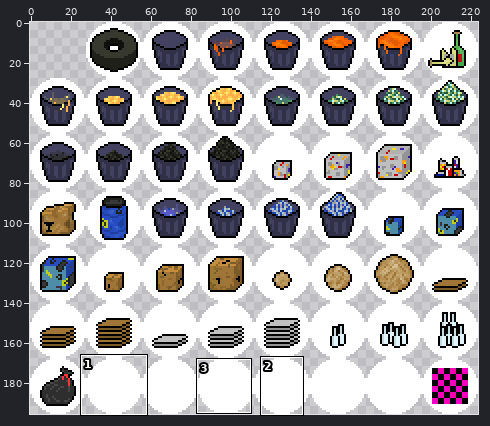
Sprite sheet, stored at assets/itemsbubbles.png. The picture above shows the old version from afar; the outline marks the close-up.
Close-up. Before the edit:
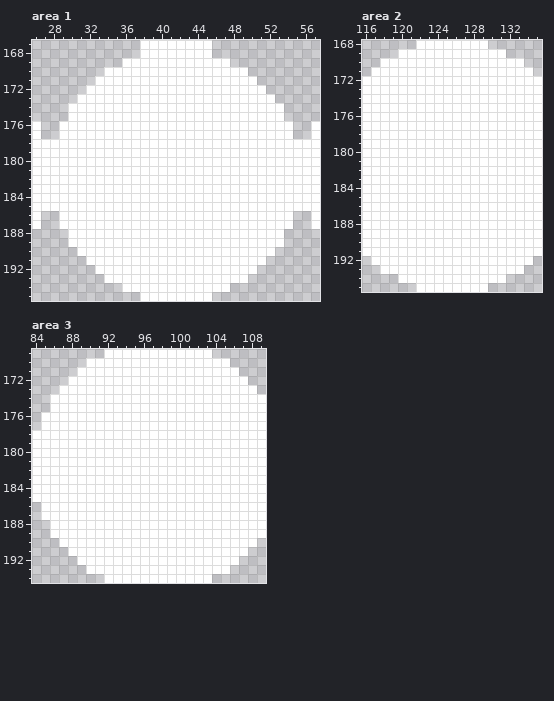
The file is 224x196 pixels. Colours within 5 levels of each other are drawn and written as one. Shown: area 1: x 26..57, y 167..195; area 2: x 116..135, y 168..195; area 3: x 84..109, y 169..194. The commit also changed other parts of the picture, which this record leaves out.
The result:
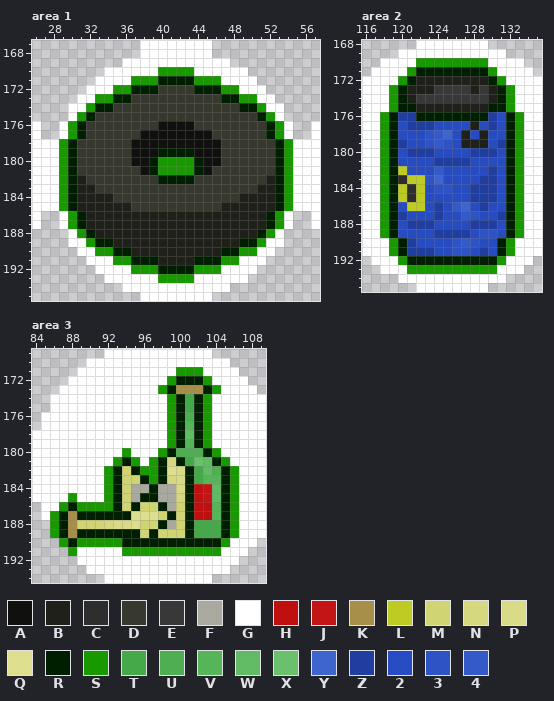
Palette (. is transparent): A #10110e  B #1f201a  C #2e2e2e  D #37392e  E #383838  F #a9a9a0  G #ffffff  H #bf0f0f  J #c31515  K #a78e49  L #bdcb22  M #d1d473  N #d6d87f  P #d9db87  Q #dddf8f  R #001f00  S #199900  T #46a949  U #4eae51  V #56b459  W #61bb64  X #6ac06d  Y #3e65ce  Z #203e9f  2 #274bc1  3 #2e53c5  4 #3459c8
Changes in this commit:
Changed rows in their new state; - is an unchanged pixel.
Area 1:
first column x 29:
170 -----------SSSS-----------
171 --------SSSRRRRSSS--------
172 ------SSRRRDDDDRRRSS------
173 ----SSRRDDDDDDDDDDRRSS----
174 ---SRRDDDDDDDDDDDDDDRRS---
175 --SRDDDDDDDDDDDDDDDDDDRS--
176 -SRDDDDDDDDAAAADDDDDDDDRS-
177 -SRDDDDDDAAAAAAAADDDDDDRS-
178 SRDDDDDDAAAAAAAAAADDDDDDRS
179 SRDDDDDDAAARRRRAAADDDDDDRS
180 SRDDDDDDAARSSSSRAADDDDDDRS
181 SRDDDDDDDARSSSSRADDDDDDDRS
182 SRBDDDDDDDDRRRRDDDDDDDDBRS
183 SRBBDDDDDDDDDDDDDDDDDDBBRS
184 SRBBBBDDDDDDDDDDDDDDBBBBRS
185 SRBBBBBBDDDDDDDDDDBBBBBBRS
186 -SRBBBBBBBBBBBBBBBBBBBBRS-
187 -SRBBBBBBBBBBBBBBBBBBBBRS-
188 --SRBBBBBBBBBBBBBBBBBBRS--
189 ---SRRBBBBBBBBBBBBBBRRS---
190 ----SSRRBBBBBBBBBBRRSS----
191 ------SSRRRBBBBRRRSS------
192 --------SSSRRRRSSS--------
193 -----------SSSS-----------
Area 2:
first column x 118:
170 ----SSSSSSSS----
171 ---SRRRRRRRRS---
172 --SRBBBBBBBBRS--
173 -SRBBBEEEEBEBRS-
174 -SRBEEEEEEEEBRS-
175 -SRRBBBBBBBBRRS-
176 SRZZRRRRRRRRZ2RS
177 SR2ZZZ2222B2Z2RS
178 SR22234Y2B2B22RS
179 SRZ223432BBB2ZRS
180 SR2ZZZ2222ZZZ2RS
181 SR2222ZZZZ2222RS
182 SRL222422222Z2RS
183 SRCLL3Y2222ZZ2RS
184 SRLCL23322ZZZ2RS
185 SRLCL22222ZZZ2RS
186 SR2LL2Z24Y2Z22RS
187 SRZ222Z224322ZRS
188 SR2ZZZ2222ZZZ2RS
189 SR2222ZZZZ2332RS
190 -SRZ222234322RS-
191 -SRZZZ22332Z2RS-
192 --SRRRRRRRRRRS--
193 ---SSSSSSSSSS---
Area 3:
first column x 86:
171 --------------SSS----
172 -------------SRRRS---
173 ------------SRKKKRS--
174 -------------SRTRS---
175 -------------SRTRS---
176 -------------SRURS---
177 -------------SRVRS---
178 -------------SRWRS---
179 -------------SRVRS---
180 --------S---SRUUURS--
181 -------SRS-SRNRTXWRS-
182 ------SRMRSSRQPRTWURS
183 ------SRMMRSRNPRTVVRS
184 ------SRMFFRFFPRHJWRS
185 --S---SRMFRRFFNRHJWRS
186 -SRSSSSRMRMMRFMRHHVRS
187 SRKRRRRRRQQQMRMRHHVRS
188 SRKMMMNPPQMMRFMRTTTRS
189 SRKRRRRRRRMRMMMRTTTRS
190 -SRSSSSSRRRRRRRRRRRS-
191 --S-----SSSSSSSSSSS--
